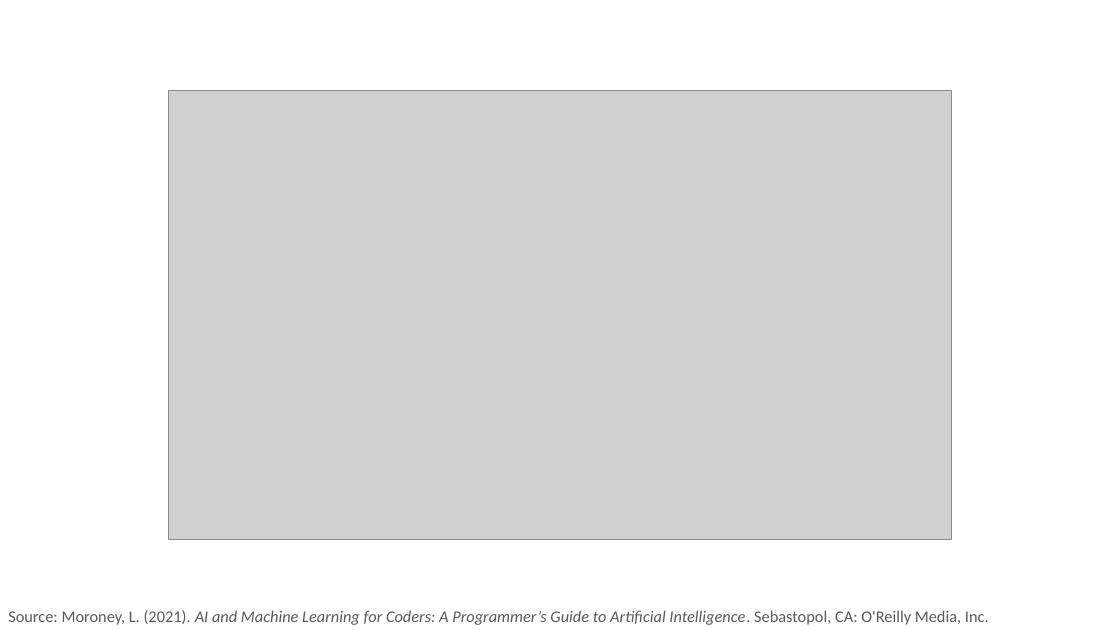
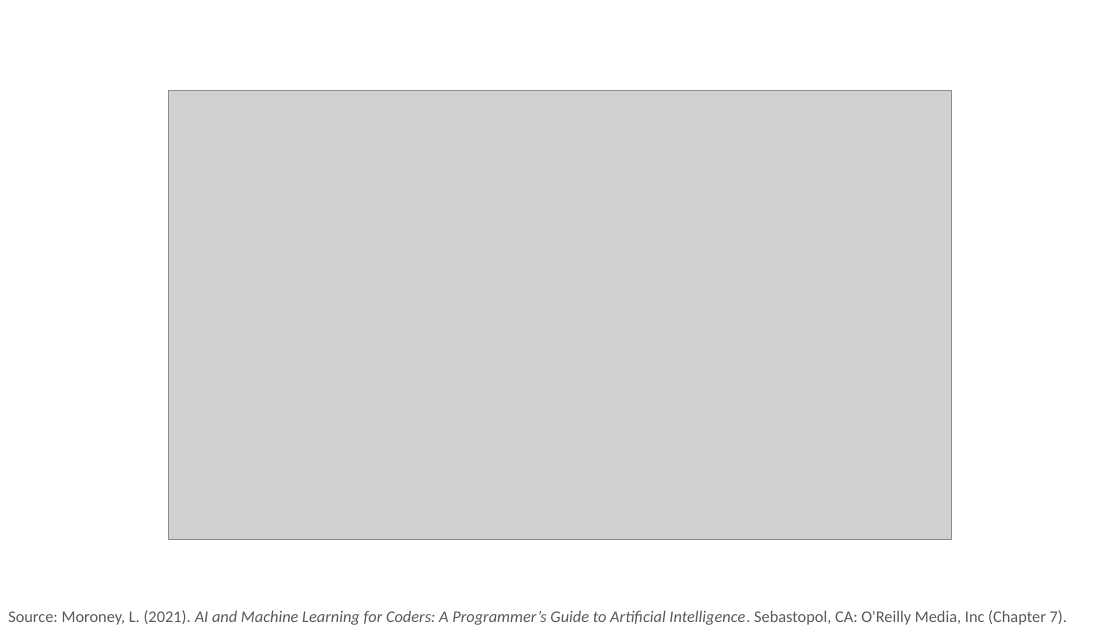
Before and after one commit to PracticumAI/rnn, a slide deck: slide 14 of presentations/02_lstm_gru.pptx (slide 13 before the commit). Drawn at 1120x630 pixels with LibreOffice and Linux fonts; fonts in the diff are those of the drawing; grey boxes stand for pictures. Boxes give left, top, right and bottom in pixels: in the first picture for what was removed or moved away, otherwise in the second. Text is boxed around its words. In the diff, an @@ line names an element or a change of style, - is before the commit and + after.

```diff
--- a/presentations/02_lstm_gru.pptx
+++ b/presentations/02_lstm_gru.pptx
@@ text at box(8, 610, 1067, 625): text changed @@
-Source: Moroney, L. (2021). AI and Machine Learning for Coders: A Programmer’s Guide to Artificial Intelligence. Sebastopol, CA: O'Reilly Media, Inc.
+Source: Moroney, L. (2021). AI and Machine Learning for Coders: A Programmer’s Guide to Artificial Intelligence. Sebastopol, CA: O'Reilly Media, Inc (Chapter 7).
```
Also in this commit, not shown: 4 other slides changed, 1 slide added.
